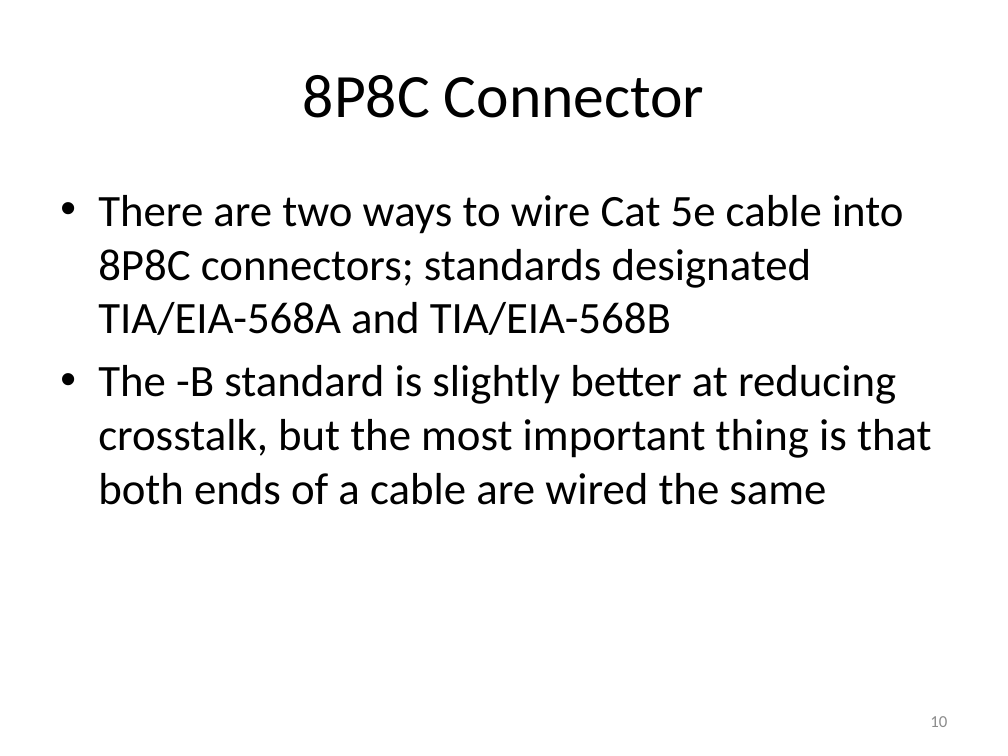
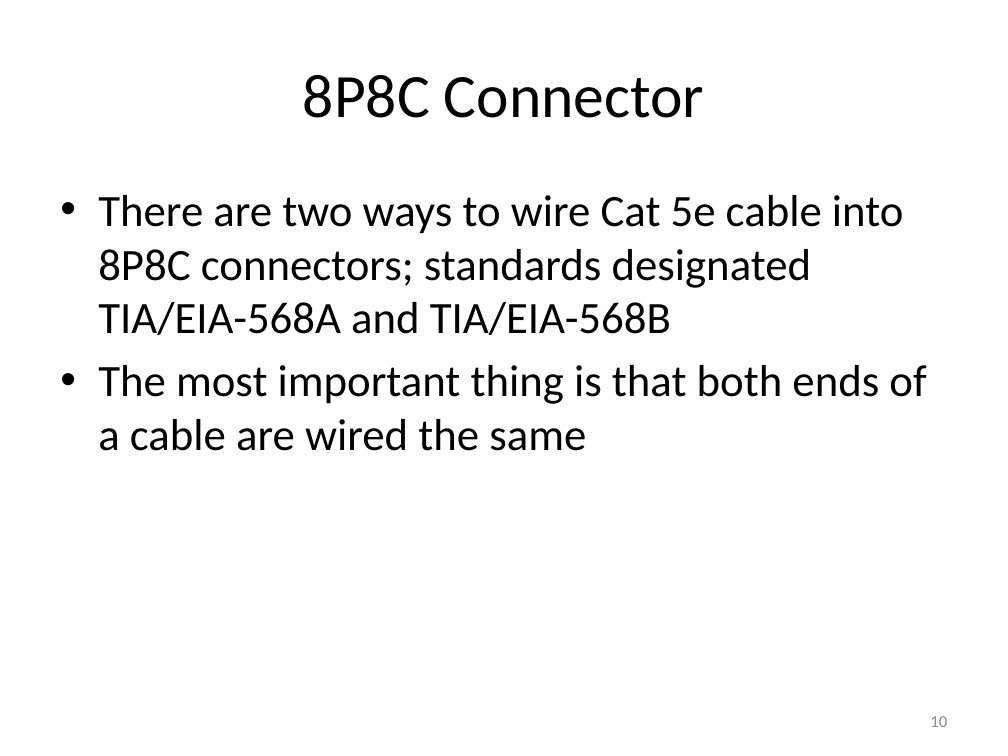
Before and after one commit to carlosgj/FRC-Training, a slide deck: slide 10 of Networking Basics.pptx. Drawn at 1008x756 pixels with LibreOffice and Linux fonts; fonts in the diff are those of the drawing. Boxes give left, top, right and bottom in pixels: in the first picture for what was removed or moved away, otherwise in the second. Text is boxed around its words. In the diff, an @@ line names an element or a change of style, - is before the commit and + after.

Commit message:
Minor L1 updates

```diff
--- a/Networking Basics.pptx
+++ b/Networking Basics.pptx
@@ text at [98, 365, 926, 451]: text changed @@
-• The -B standard is slightly better at reducing crosstalk, but the most important thing is that both ends of a cable are wired the same
+• The most important thing is that both ends of a cable are wired the same
```
Also in this commit, not shown: 1 other slide changed.
